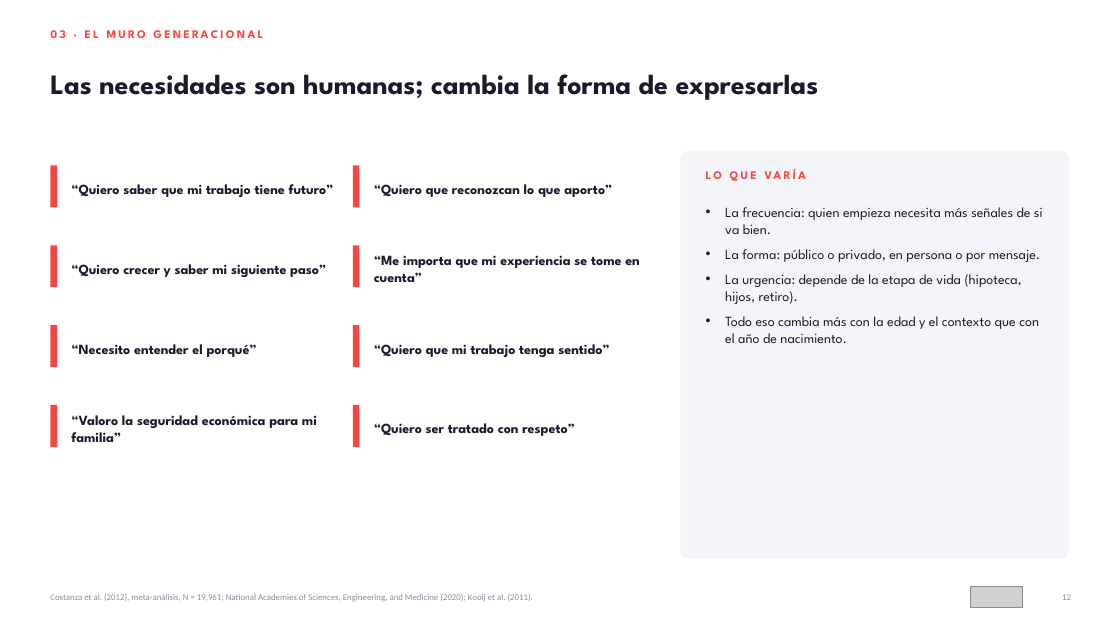
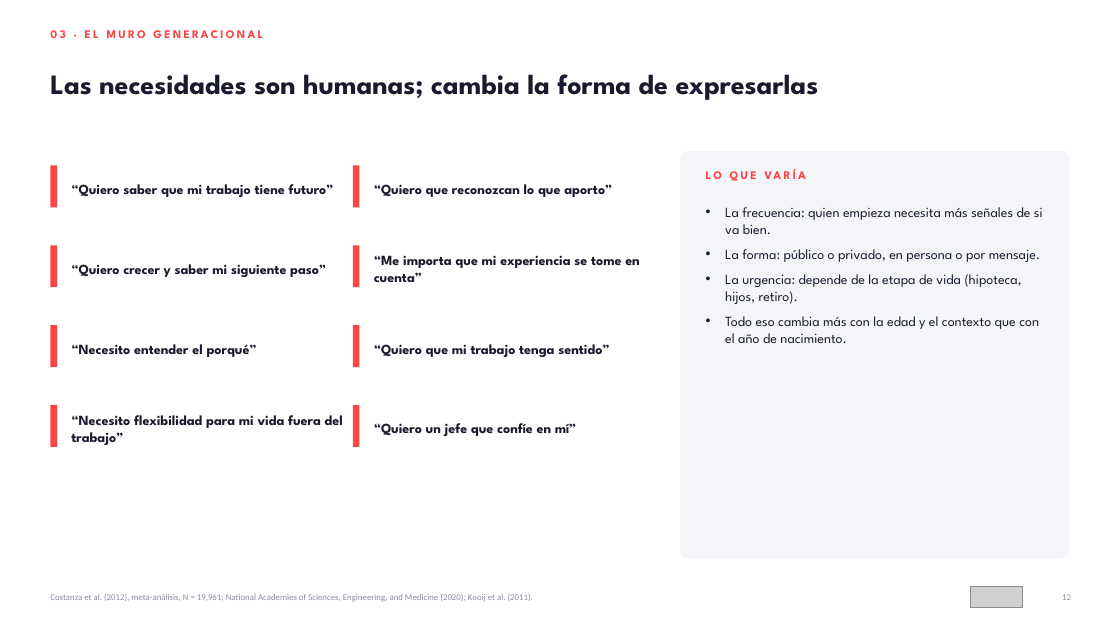
Before and after one commit to HRTrainingDevelopment/Training-and-Development-PROYECTS, a slide deck: slide 12 of workshop-liderazgo-intergeneracional/entregables/01_Deck_Liderar_entre_Generaciones_AMMX.pptx. Drawn at 1120x630 pixels with LibreOffice and Linux fonts; fonts in the diff are those of the drawing; grey boxes stand for pictures. Boxes give left, top, right and bottom in pixels: in the first picture for what was removed or moved away, otherwise in the second. Text is boxed around its words. In the diff, an @@ line names an element or a change of style, - is before the commit and + after.

```diff
--- a/workshop-liderazgo-intergeneracional/entregables/01_Deck_Liderar_entre_Generaciones_AMMX.pptx
+++ b/workshop-liderazgo-intergeneracional/entregables/01_Deck_Liderar_entre_Generaciones_AMMX.pptx
@@ text at box(71, 415, 343, 445): text changed @@
-“Valoro la seguridad económica para mi familia”
+“Necesito flexibilidad para mi vida fuera del trabajo”
@@ text at box(374, 423, 577, 436): text changed @@
-“Quiero ser tratado con respeto”
+“Quiero un jefe que confíe en mí”
```
Also in this commit, not shown: 21 other slides changed, 2 slides added, 32 other files.
